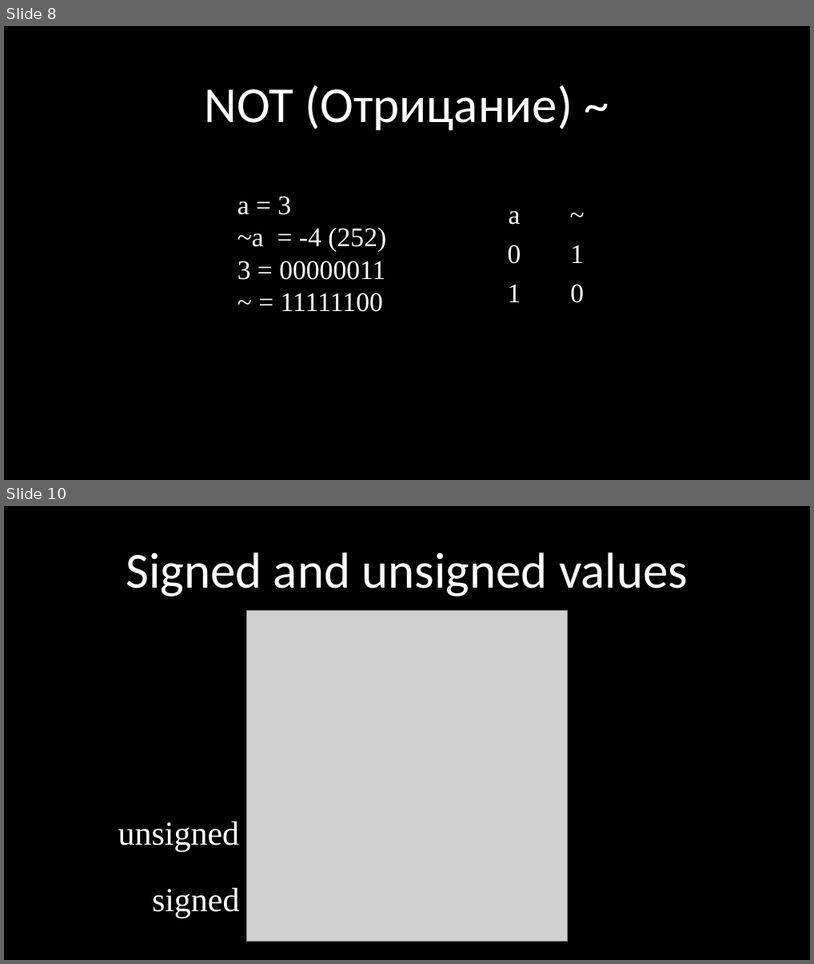
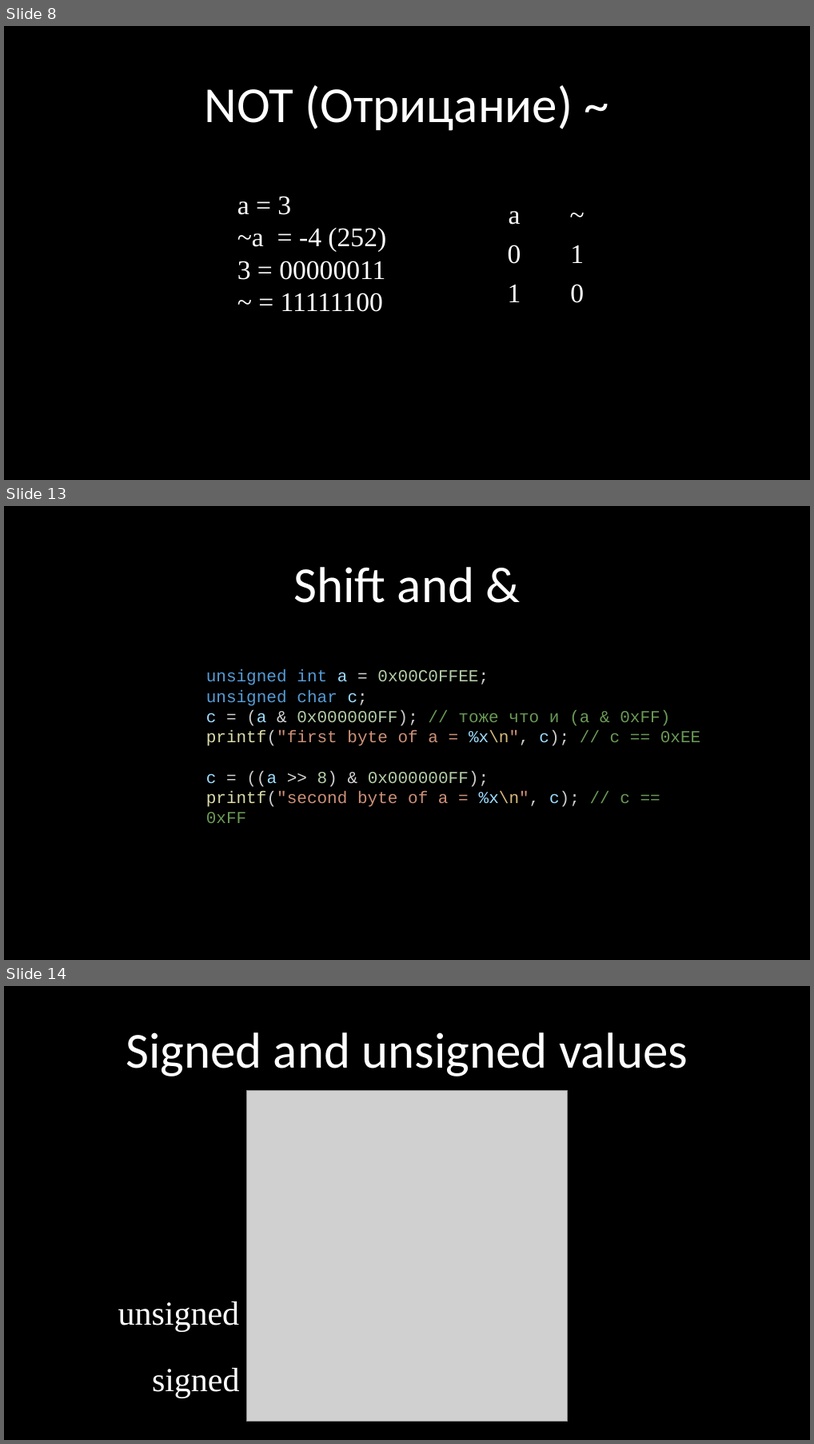
Before and after one commit to kruffka/C-Programming, a slide deck: 2024-2025/slides_pptx/4_bitwise_operations.pptx. Shown one above the other, each under a label of ours: slides 8 and 10 before the commit, slides 8, 13 and 14 after it; the slides between them are not shown. The pictures are 814x964 and 814x1444 pixels, drawn with LibreOffice and Linux fonts; fonts in the diff are those of the drawing; grey boxes stand for pictures. Boxes give left, top, right and bottom in pixels: in the first picture for what was removed or moved away, otherwise in the second. Text is boxed around its words. In the diff, an @@ line names an element or a change of style, - is before the commit and + after.

Commit message:
One more example with bitwise shift

```diff
--- a/2024-2025/slides_pptx/4_bitwise_operations.pptx
+++ b/2024-2025/slides_pptx/4_bitwise_operations.pptx
@@ slide 13 added at (x1=4, y1=506, x2=810, y2=960), background #000000 @@
@@ text added at (x1=294, y1=567, x2=474, y2=603), 60 pt, text #FFFFFF @@
+Shift and &
@@ text added at (x1=206, y1=669, x2=701, y2=823), 20 pt, text #6A9955 @@
+unsigned int a = 0x00C0FFEE;
+unsigned char c;
+c = (a & 0x000000FF); // тоже что и (a & 0xFF)
+printf("first byte of a = %x\n", c); // c == 0xEE
+c = ((a >> 8) & 0x000000FF);
+printf("second byte of a = %x\n", c); // c == 0xFF
@@ what was slide 10 is now slide 14 @@
```
Also in this commit, not shown: 1 slide changed, 3 other slides added, 1 other file.
